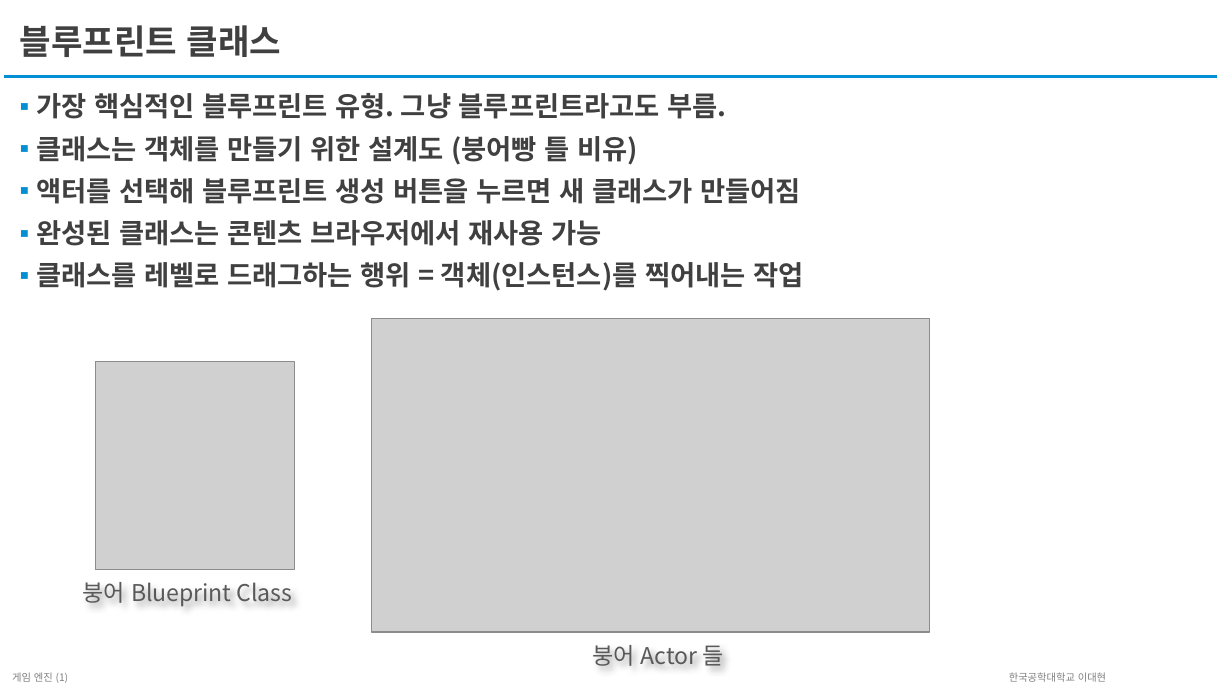
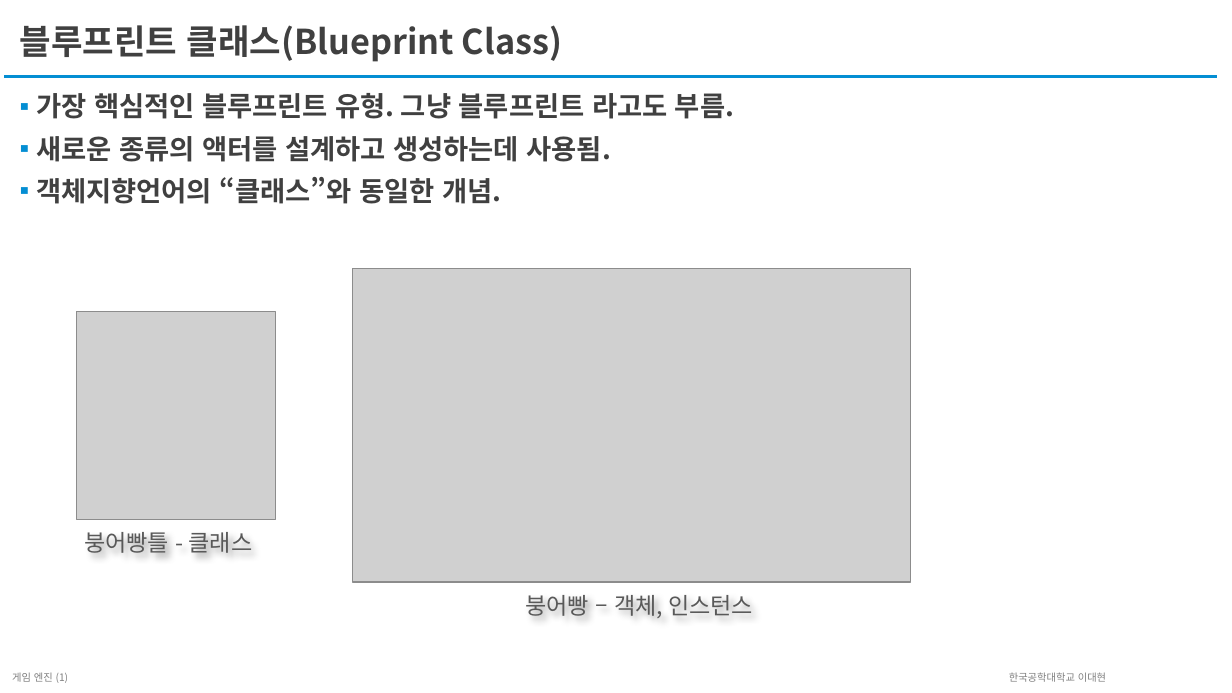
Before and after one commit to unreal-class/kmooc, a slide deck: slide 17 of LectureScript/2주차/2주차-교안-블루프린트 v2.pptx (slide 20 before the commit). Drawn at 1232x693 pixels with LibreOffice and Linux fonts; fonts in the diff are those of the drawing; grey boxes stand for pictures. Boxes give left, top, right and bottom in pixels: in the first picture for what was removed or moved away, otherwise in the second. Text is boxed around its words. In the diff, an @@ line names an element or a change of style, - is before the commit and + after.

```diff
--- a/LectureScript/2주차/2주차-교안-블루프린트 v2.pptx
+++ b/LectureScript/2주차/2주차-교안-블루프린트 v2.pptx
@@ title at [20,25,562,62]: text changed @@
-블루프린트 클래스
+블루프린트 클래스(Blueprint Class)
@@ text at [36,93,734,204]: text changed @@
-▪ 가장 핵심적인 블루프린트 유형. 그냥 블루프린트라고도 부름.
-▪ 클래스는 객체를 만들기 위한 설계도 (붕어빵 틀 비유)
-▪ 액터를 선택해 블루프린트 생성 버튼을 누르면 새 클래스가 만들어짐
-▪ 완성된 클래스는 콘텐츠 브라우저에서 재사용 가능
-▪ 클래스를 레벨로 드래그하는 행위 = 객체(인스턴스)를 찍어내는 작업
+▪ 가장 핵심적인 블루프린트 유형. 그냥 블루프린트 라고도 부름.
+▪ 새로운 종류의 액터를 설계하고 생성하는데 사용됨.
+▪ 객체지향언어의 “클래스”와 동일한 개념.
@@ picture: place and size @@
-picture at [372,318,930,632]
+picture at [352,269,910,583]
@@ picture: place and size @@
-picture at [95,362,293,570]
+picture at [76,312,275,520]
@@ text at [85,532,252,553]: text changed @@
-붕어 Blueprint Class
+붕어빵틀 - 클래스
@@ text added at [526,595,753,618], 13.5 pt, text #595959 @@
+붕어빵 – 객체, 인스턴스
@@ text removed at [592,645,724,666] @@
-붕어 Actor 들
```
Also in this commit, not shown: 10 other slides changed, 10 slides added, 4 slides removed, 1 other file.
